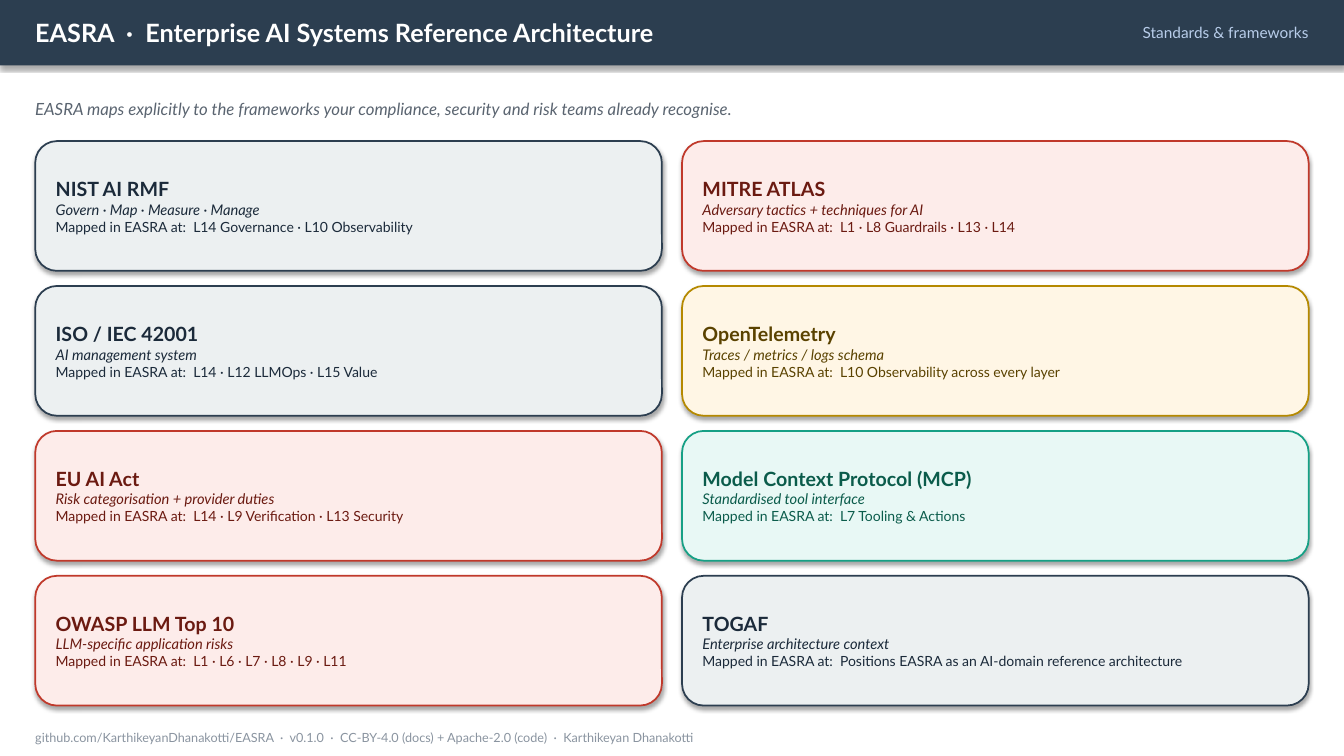
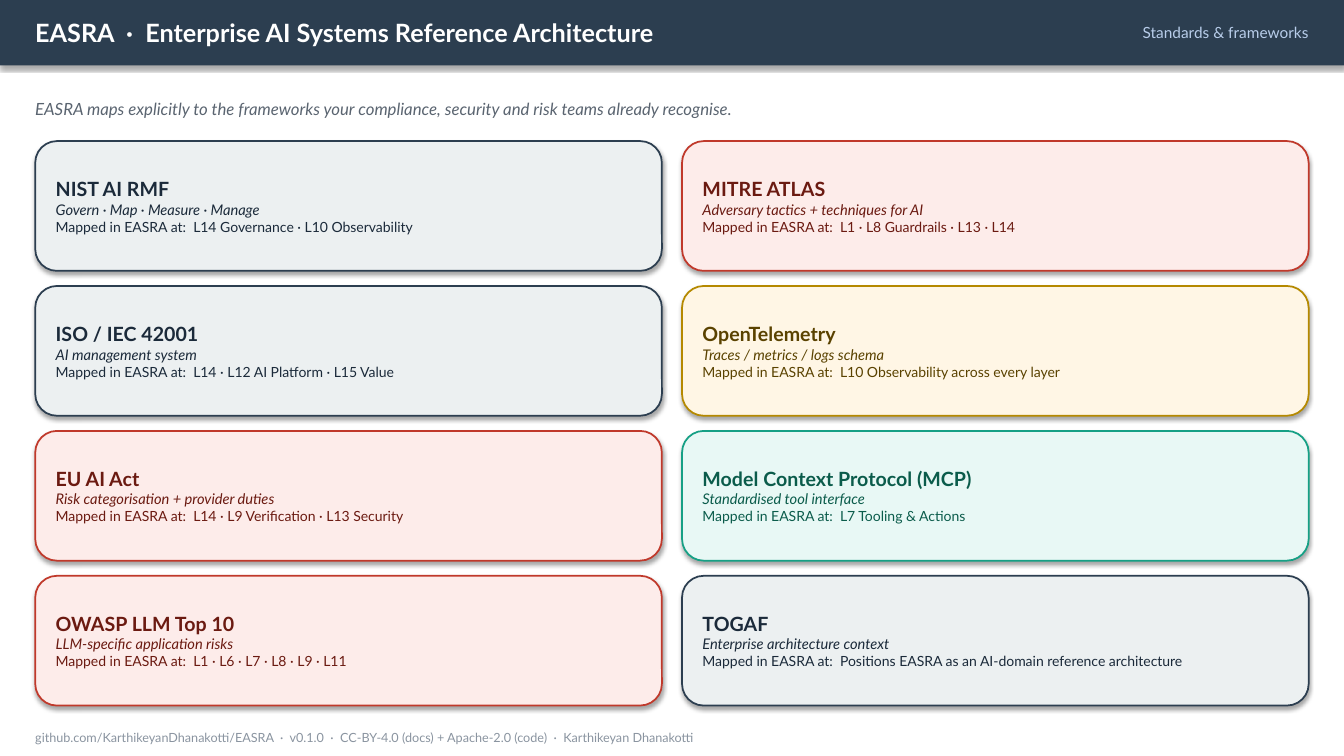
Before and after one commit to KarthikeyanDhanakotti/EASRA, a slide deck: slide 16 of conference/EASRA-LinkedIn-Carousel.pptx. Drawn at 1344x756 pixels with LibreOffice and Linux fonts; fonts in the diff are those of the drawing. Boxes give left, top, right and bottom in pixels: in the first picture for what was removed or moved away, otherwise in the second. Text is boxed around its words. In the diff, an @@ line names an element or a change of style, - is before the commit and + after.

Commit message:
polish(v4): reviewer feedback - 'reference architecture' not 'standard' + L12 renamed to AI Platform Engineering + Bronze/Silver/Gold/Platinum conformance
Reviewer round 3 polish before publish:

- CAROUSEL: drop 'standard' claim (cover badge, hero subtitle, CTA slide). Now reads 'Open Reference Architecture'. Keeps factual 'Standards-aligned' where it means aligned WITH external standards (NIST/ISO/EU AI Act/OWASP/MITRE).

- CAROUSEL: rename layer L12 'LLMOps & Delivery' -> 'AI Platform Engineering' (future-proofs for multimodal, diffusion, speech, reasoning models). Applied on layer index, on the AI Platform slide, on ADR slide references, and on the three-planes bullet.

- README: drop 'open architecture standard' claim -> 'open reference architecture'.

- ROADMAP: add Bronze / Silver / Gold / Platinum conformance levels section (replaces earlier Baseline/Regulated/Safety-critical framing).

```diff
--- a/conference/EASRA-LinkedIn-Carousel.pptx
+++ b/conference/EASRA-LinkedIn-Carousel.pptx
@@ text in rounded rectangle at <box>56,366,394,380</box>: text changed @@
-Mapped in EASRA at: L14 · L12 LLMOps · L15 Value
+Mapped in EASRA at: L14 · L12 AI Platform · L15 Value
```
Also in this commit, not shown: 6 other slides changed, 12 other files.
